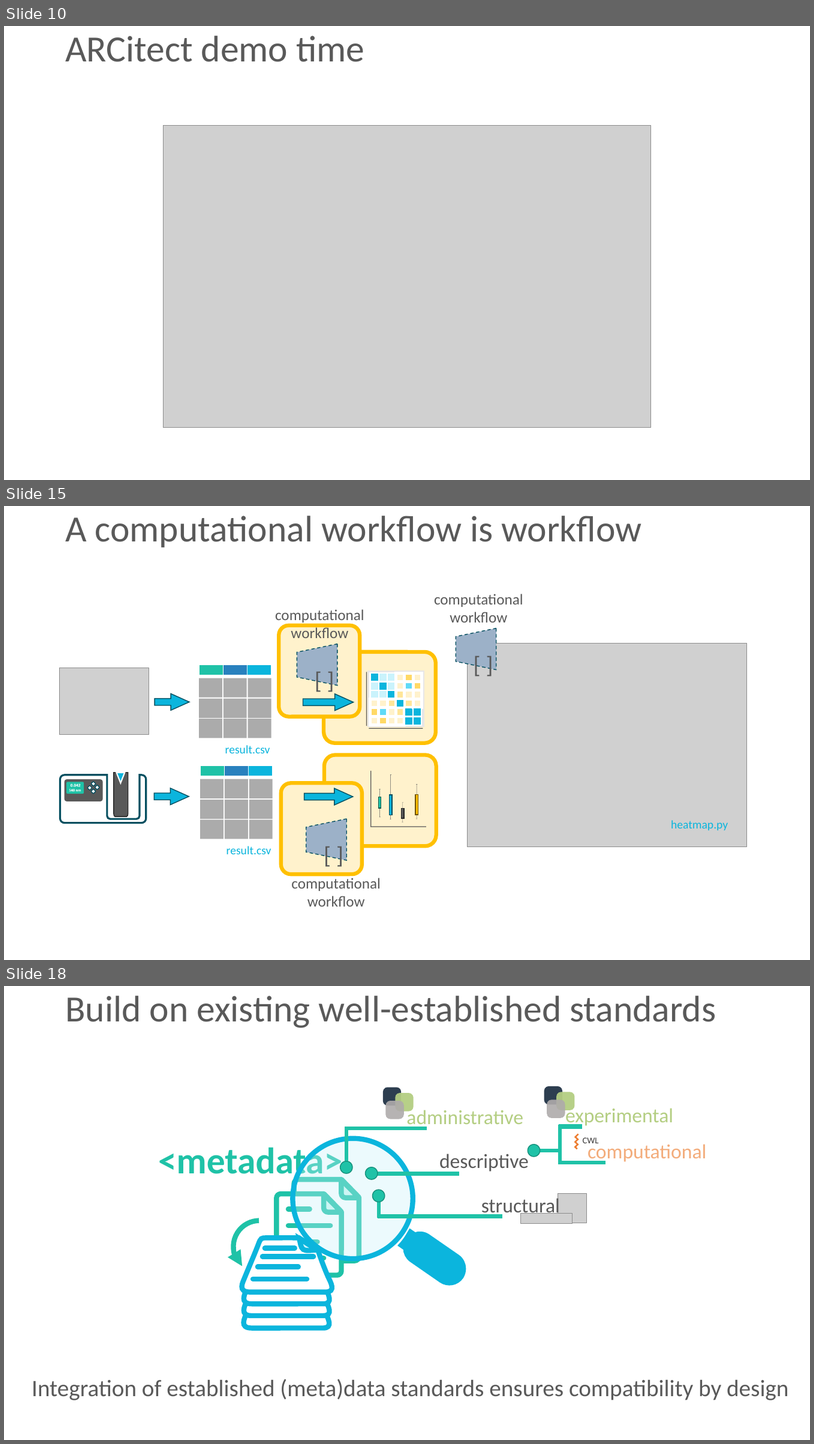
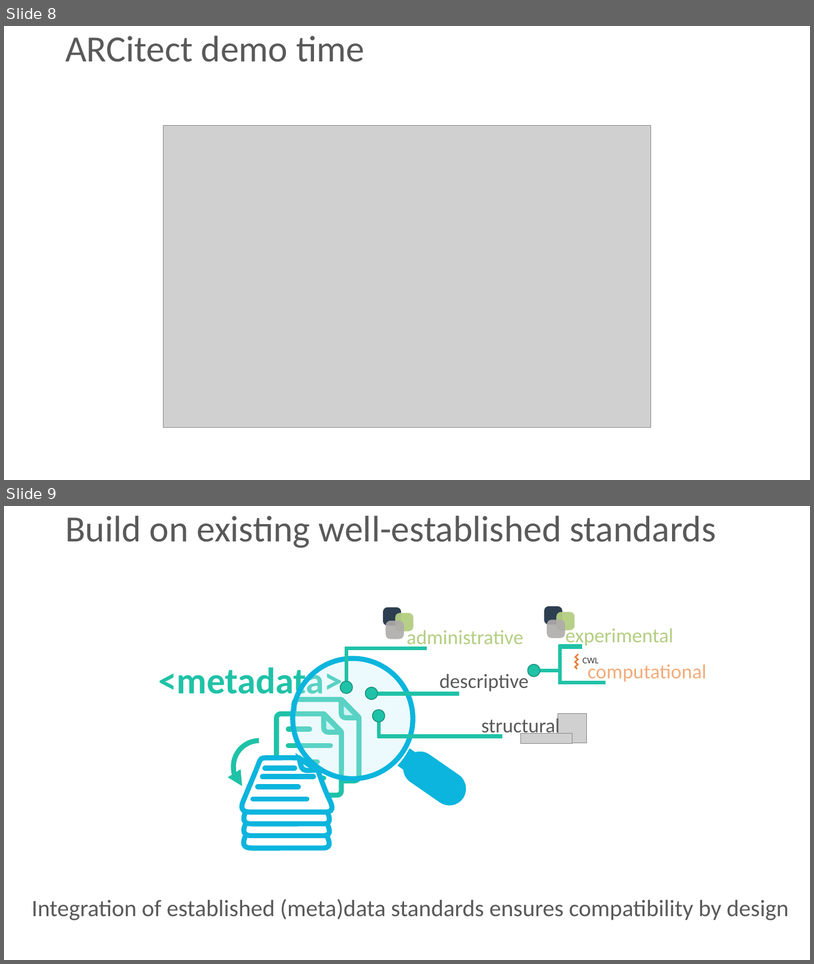
Before and after one commit to nfdi4plants/nfdi4plants.knowledgebase, a slide deck: src/assets/images/start-here/DataPLANT - workshop active.pptx. Shown one above the other, each under a label of ours: slides 10, 15 and 18 before the commit, slides 8 and 9 after it; the slides between them are not shown. The pictures are 814x1444 and 814x964 pixels, drawn with LibreOffice and Linux fonts; fonts in the diff are those of the drawing; grey boxes stand for pictures. Boxes give left, top, right and bottom in pixels: in the first picture for what was removed or moved away, otherwise in the second. Text is boxed around its words. In the diff, an @@ line names an element or a change of style, - is before the commit and + after.

```diff
--- a/src/assets/images/start-here/DataPLANT - workshop active.pptx
+++ b/src/assets/images/start-here/DataPLANT - workshop active.pptx
@@ slide 15 removed at (4, 506, 810, 960), background #FFFFFF @@
@@ title removed at (65, 516, 642, 547) @@
-A computational workflow is workflow
@@ text removed at (434, 594, 524, 622) @@
-computational
-workflow
@@ text removed at (275, 609, 365, 638) @@
-computational
-workflow
@@ rounded rectangle removed at (279, 625, 360, 717) @@
@@ flow chart manual operation removed at (456, 628, 497, 670) @@
@@ flow chart manual operation removed at (297, 644, 338, 685) @@
@@ picture removed at (468, 643, 747, 847) @@
@@ text removed at (468, 646, 500, 681) @@
-[ ]
@@ picture removed at (60, 667, 149, 734) @@
@@ group removed at (200, 665, 272, 738): 12 rectangles @@
@@ text removed at (309, 662, 341, 697) @@
-[ ]
@@ rounded rectangle removed at (324, 652, 436, 743) @@
@@ group removed at (366, 672, 423, 729): 37 freeform shapes, 2 rectangles @@
@@ right arrow removed at (155, 694, 189, 711) @@
@@ right arrow removed at (303, 694, 354, 711) @@
@@ text removed at (225, 745, 270, 753) @@
-result.csv
@@ rounded rectangle removed at (324, 754, 437, 846) @@
@@ group removed at (60, 772, 146, 822): 12 freeform shapes, 6 rounded rectangles, 1 triangle @@
@@ group removed at (201, 766, 273, 839): 12 rectangles @@
@@ right arrow removed at (154, 788, 189, 805) @@
@@ rounded rectangle removed at (281, 783, 362, 874) @@
@@ right arrow removed at (305, 788, 354, 805) @@
@@ flow chart manual operation removed at (306, 819, 347, 861) @@
@@ group removed at (371, 771, 426, 826): 18 rectangles @@
@@ text removed at (671, 820, 728, 830) @@
-heatmap.py
@@ text removed at (227, 846, 272, 854) @@
-result.csv
@@ text removed at (318, 837, 350, 871) @@
-[ ]
@@ text removed at (291, 876, 381, 906) @@
-computational
-workflow
@@ what was slide 10 is now slide 8 @@
@@ what was slide 18 is now slide 9 @@
```
Also in this commit, not shown: 8 other slides removed, 7 other files.
